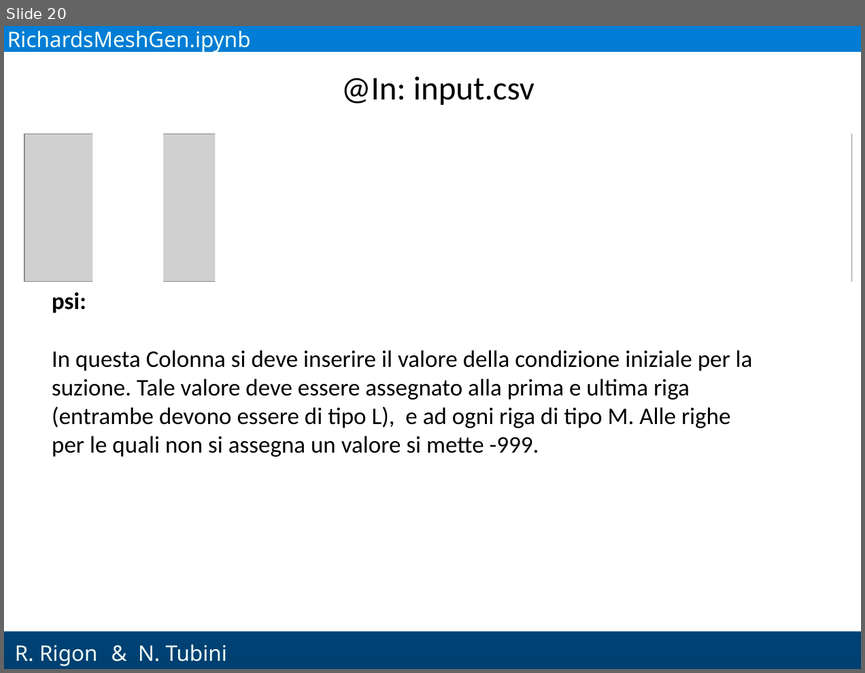
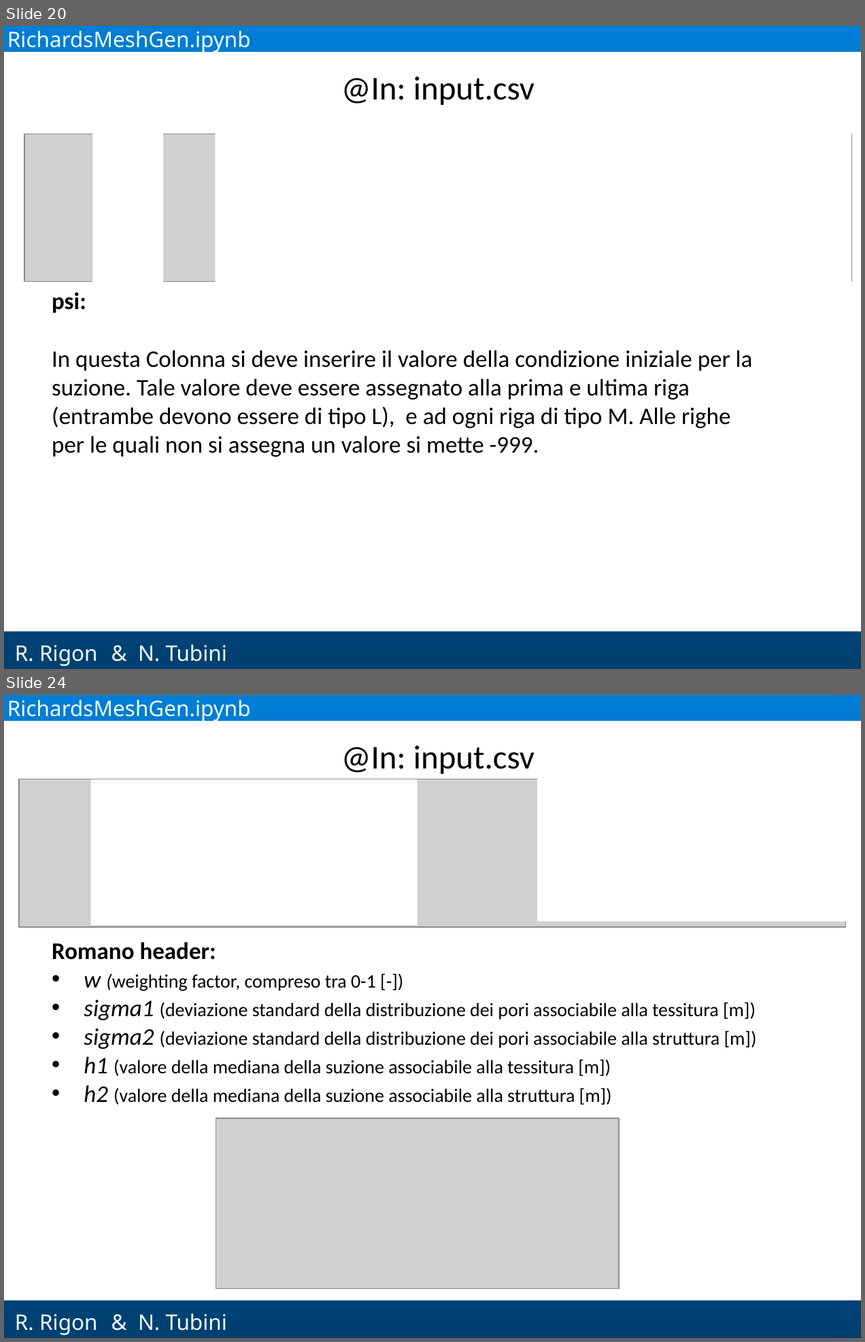
Before and after one commit to GEOframeOMSProjects/OMS_Project_Richards1D, a slide deck: Materials/Richards_OMS.pptx. Shown one above the other, each under a label of ours: slide 20 before the commit, slides 20 and 24 after it; the slides between them are not shown. The pictures are 865x673 and 865x1342 pixels, drawn with LibreOffice and Linux fonts; fonts in the diff are those of the drawing; grey boxes stand for pictures; background and template pictures are left out. Boxes give left, top, right and bottom in pixels: in the first picture for what was removed or moved away, otherwise in the second. Text is boxed around its words. In the diff, an @@ line names an element or a change of style, - is before the commit and + after.

```diff
--- a/Materials/Richards_OMS.pptx
+++ b/Materials/Richards_OMS.pptx
@@ slide 24 added at [4, 695, 861, 1338], background gradient #007DD6 to #004071; not listed: 2 template elements that a slide beside it also shows @@
@@ text added at [7, 700, 251, 722], 18 pt, text #F1FEF6 @@
+RichardsMeshGen.ipynb
@@ text added at [341, 745, 534, 774], 28 pt, text #000000 @@
+@In: input.csv
@@ rectangle added at [537, 775, 861, 921], fill #FFFFFF @@
@@ picture added at [20, 779, 847, 927] @@
@@ rectangle added at [90, 780, 417, 926], fill #FFFFFF @@
@@ text added at [52, 942, 757, 1104], 16 pt, text #000000 @@
+Romano header:
+• w (weighting factor, compreso tra 0-1 [-])
+• sigma1 (deviazione standard della distribuzione dei pori associabile alla tessitura [m])
+• sigma2 (deviazione standard della distribuzione dei pori associabile alla struttura [m])
+• h1 (valore della mediana della suzione associabile alla tessitura [m])
+• h2 (valore della mediana della suzione associabile alla struttura [m])
@@ picture added at [215, 1118, 618, 1289] @@
@@ text added at [138, 1313, 227, 1330], 18 pt, text #F1FEF6 @@
+& N. Tubini
```
Also in this commit, not shown: 15 slides changed, 5 other slides added, 1 slide removed, 13 other files.
